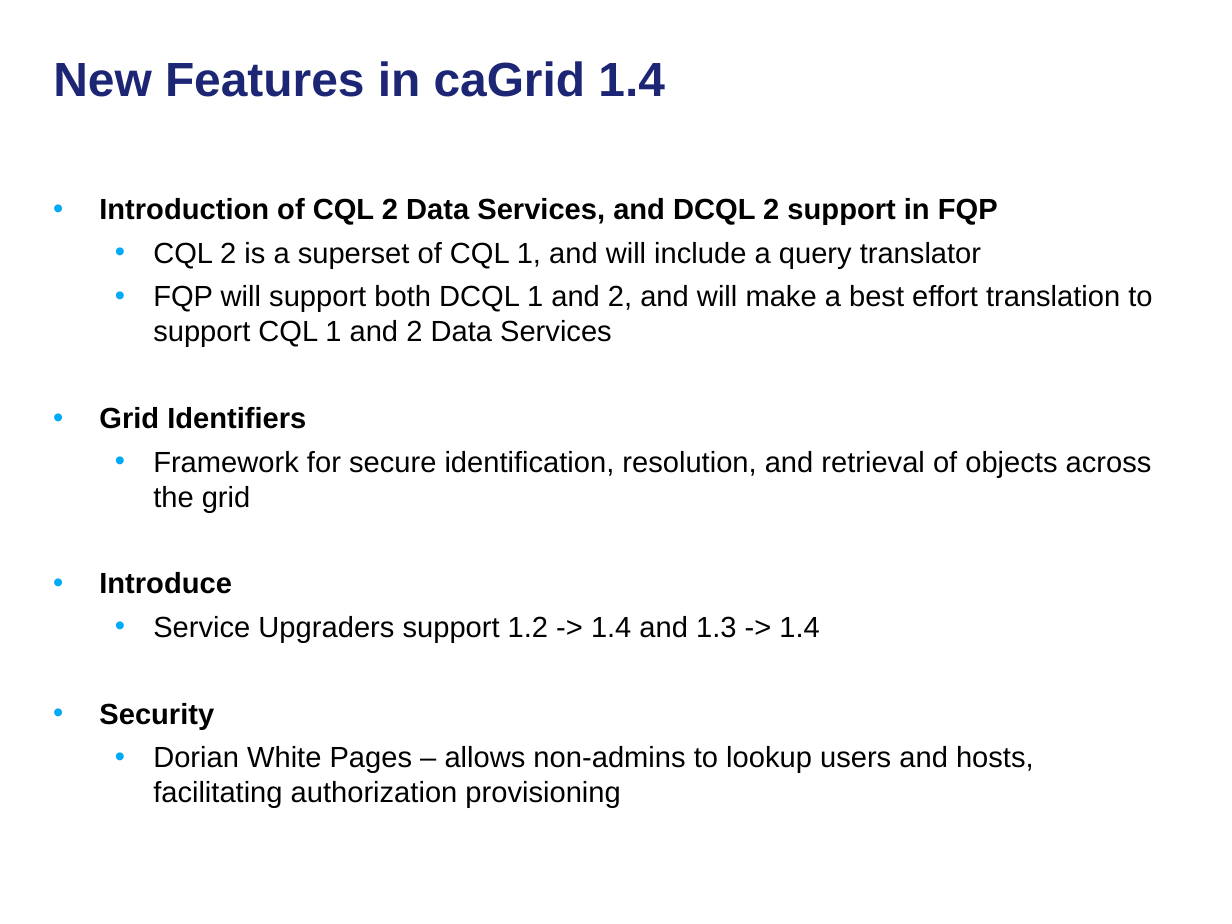
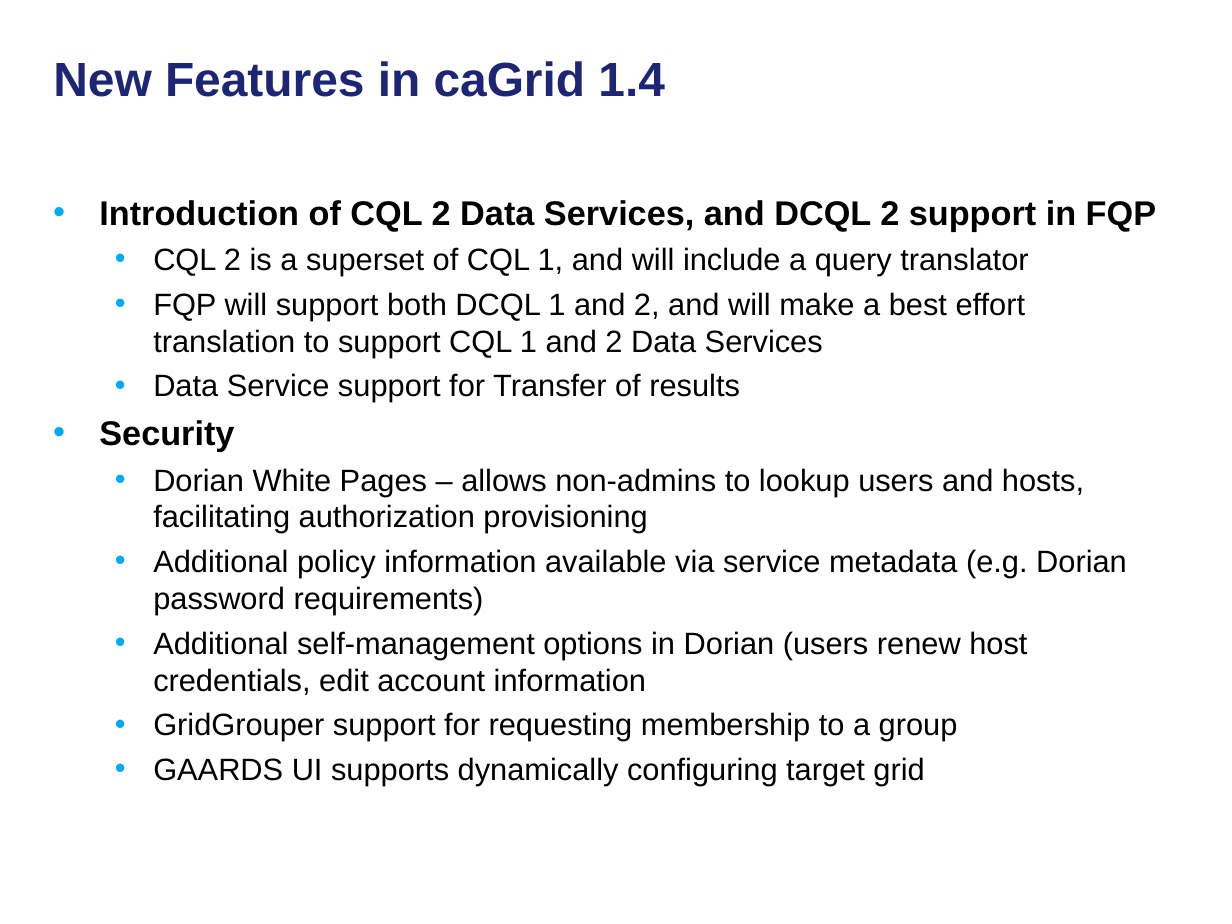
Before and after one commit to NCIP/cagrid-docs, a slide deck: slide 11 of general/presentations/overview/caGrid-Overview-and-Roadmap-GlobusWorld2010.ppt. Drawn at 1232x924 pixels with LibreOffice and Linux fonts; fonts in the diff are those of the drawing; background and template pictures are left out. Boxes give left, top, right and bottom in pixels: in the first picture for what was removed or moved away, otherwise in the second. Text is boxed around its words. In the diff, an @@ line names an element or a change of style, - is before the commit and + after.

```diff
--- a/general/presentations/overview/caGrid-Overview-and-Roadmap-GlobusWorld2010.ppt
+++ b/general/presentations/overview/caGrid-Overview-and-Roadmap-GlobusWorld2010.ppt
@@ text at (99,200,1156,533): size 17 to 20 pt in "Introduction of CQL 2 Data Services, and ...", "Security"; size 17 to 18 pt in "CQL 2 is a superset of CQL ...", "FQP will support both DCQL 1 and ...", "Dorian White Pages – allows non-admins to ..." @@
@@ text at (153,373,740,402): text changed; size 17 to 18 pt @@
-• Grid Identifiers
-  • Framework for secure identification, resolution, and retrieval of objects across the grid
-• Introduce
-  • Service Upgraders support 1.2 -> 1.4 and 1.3 -> 1.4
+  • Data Service support for Transfer of results
@@ text at (153,549,1127,786): paragraphs added @@
+  • Additional policy information available via service metadata (e.g. Dorian password requirements)
+  • Additional self-management options in Dorian (users renew host credentials, edit account information
+  • GridGrouper support for requesting membership to a group
+  • GAARDS UI supports dynamically configuring target grid
```
Also in this commit, not shown: 8 other slides changed, 3 slides added.
